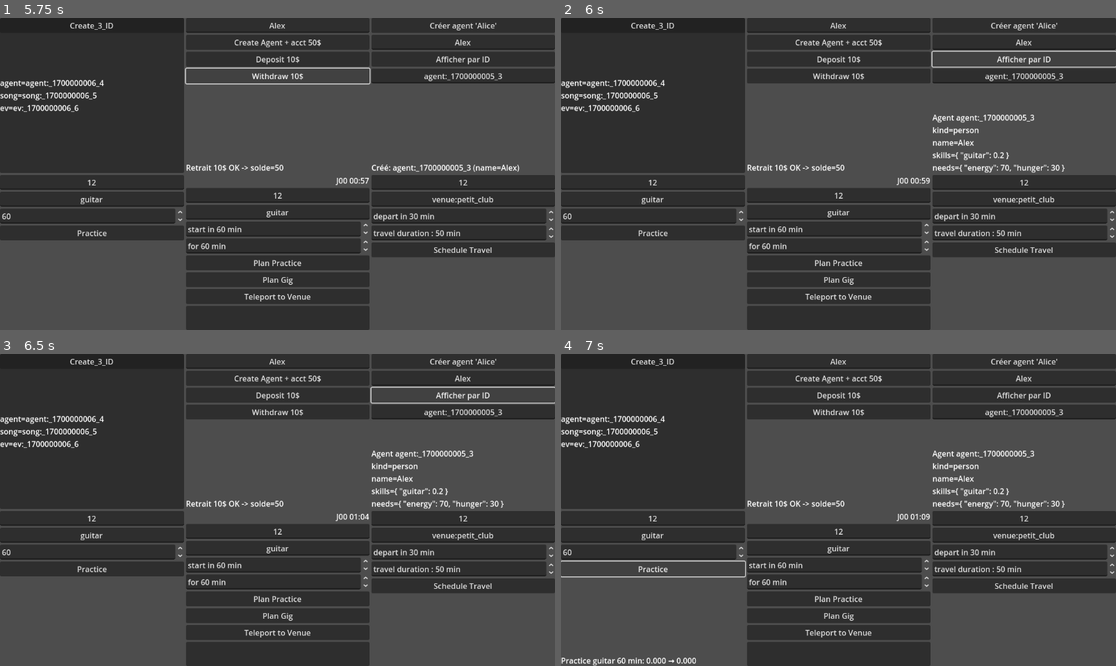
Above: before the commit, frames 1-4 (two rows, left to right).
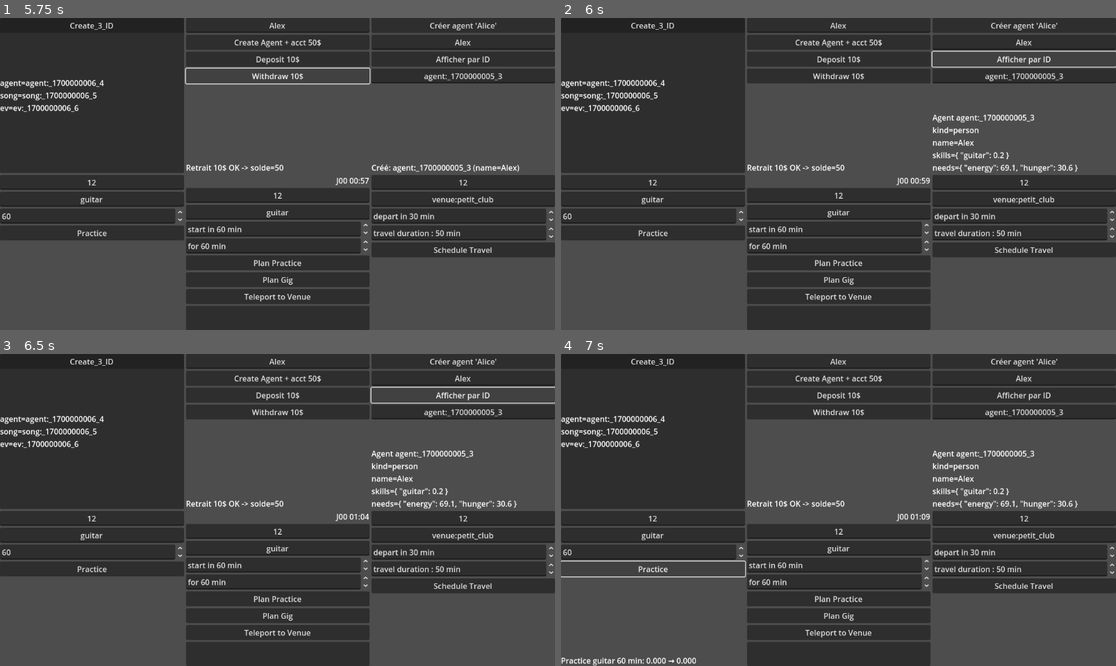
Above: after the commit, the same moments.

Repository: Naeta2/city-of-sound_GD4.5_team
Game: Godot game, scene res://scenes/Main.tscn
Same seed, same stepped clock (60 frames per second), same inputs: the game is played once before the commit and once after it.
Inputs (mouse positions are in pixels of both pictures, inside the frame that each line leads up to):
- Up to frame 1 (5.75 s): click (277, 24) at 0.52 s; type "Alex" at 0.6 s; click (460, 42) at 0.75 s; type "Alex" at 0.83 s; click (460, 77) at 0.98 s; type "12" at 1.07 s; click (94, 183) at 1.27 s; type "12" at 1.35 s; click (277, 195) at 1.5 s; type "12" at 1.58 s; click (460, 183) at 1.73 s; type "12" at 1.82 s; click "Create Agent + acct 50$" at 2 s; click "Créer agent 'Alice'" at 2.75 s; click "Create_3_ID" at 3.5 s; click "Deposit 10$" at 4.25 s; click "Withdraw 10$" at 5 s
- Up to frame 2 (6 s): click "Afficher par ID" at 5.75 s
- Up to frame 3 (6.5 s): no input
- Up to frame 4 (7 s): click "Practice" at 6.5 s

Frame 1 is identical in both runs. In frame 2, 0.2% of the frame differs, in the area x 79-94%, y 46-50%; in frame 3, 0.2%; in frame 4, 0.2%.

Commit message:
added NeedsService

Diff:
--- a/autoload/AgentRepo.gd
+++ b/autoload/AgentRepo.gd
@@ -16,6 +16,7 @@
 		"account_id": StringName(),
 		"skills": {"guitar": 0.2},
 		"needs": {"energy": 70, "hunger": 30},
+		"status": &"healthy"
 	}
 	emit_signal("agent_created", id)
 	return id
@@ -41,3 +42,27 @@
 	if not _agents.has(agent_id): return
 	_agents[agent_id]["skills"][skill] = clampf(value,0.0,1.0)
 	emit_signal("agent_changed", agent_id)
+
+func get_all_ids() -> Array[StringName]:
+	var ids: Array[StringName] = []
+	for k in _agents.keys():
+		ids.append(k)
+	return ids
+
+func get_ag_need(agent_id: StringName, need: StringName) -> float:
+	if not _agents.has(agent_id): return 0.0
+	return float(_agents[agent_id]["needs"].get(need,0.0))
+
+func set_ag_need(agent_id: StringName, need: StringName, value: float) -> void:
+	if not _agents.has(agent_id): return
+	_agents[agent_id]["needs"][need] = clampf(value, 0.0, 100.0)
+	emit_signal("agent_changed", agent_id)
+
+func get_ag_status(agent_id: StringName) -> StringName:
+	if not _agents.has(agent_id): return &"healthy"
+	return StringName(_agents[agent_id].get("status", &"healthy"))
+
+func set_ag_status(agent_id: StringName, status: StringName) -> void:
+	if not _agents.has(agent_id): return
+	_agents[agent_id]["status"] = status
+	emit_signal("agent_changed", agent_id)
--- /dev/null
+++ b/autoload/NeedsService.gd
@@ -0,0 +1,77 @@
+extends Node
+
+signal need_changed(agent_id: StringName, need: StringName, value: float)
+signal status_changed(agent_id: StringName, status: StringName)
+
+#-- base settings
+
+const HUNGER_PER_MIN := 0.02
+const ENERGY_PER_MIN := -0.03
+const REST_GAIN_PER_MIN := 0.5
+const EAT_GAIN := 25.0
+
+# states globals
+
+const HURT_HUNGER := 100.0
+const HURT_ENERGY := 0.0
+const RECOVER_HUNGER := 90.0
+const RECOVER_ENERGY := 20.0
+
+func _ready() -> void:
+	TimeService.connect("time_minute", Callable(self, "_on_minute"))
+
+func _on_minute(_abs:int) -> void:
+	for ag in AgentRepo.get_all_ids():
+		_add_need(ag, &"hunger", HUNGER_PER_MIN)
+		_add_need(ag, &"energy", ENERGY_PER_MIN)
+		_update_status(ag)
+
+func _add_need(agent_id:StringName, need:StringName, delta:float) -> void :
+	var v := AgentRepo.get_ag_need(agent_id, need)
+	var nv := clampf(v + delta, 0.0, 100)
+	if nv != v:
+		AgentRepo.set_ag_need(agent_id, need, nv)
+		emit_signal("need_changed", agent_id, nv)
+
+func eat(agent_id:StringName, amount:float = EAT_GAIN) -> void:
+	var v := AgentRepo.get_ag_need(agent_id, &"hunger")
+	var nv := clampf(v - amount, 0.0, 100.0)
+	if nv!= v:
+		AgentRepo.set_ag_need(agent_id, &"hunger", nv)
+		emit_signal("need_changed", agent_id, &"hunger", nv)
+		_update_status(agent_id)
+
+func rest(agent_id:StringName, minutes:int) -> void:
+	if minutes <= 0: return
+	var gain := REST_GAIN_PER_MIN * float(minutes)
+	var v := AgentRepo.get_ag_need(agent_id, &"energy")
+	var nv := clampf(v + gain, 0.0, 100.0)
+	if nv !=v:
+		AgentRepo.set_ag_need(agent_id, &"energy", nv)
+		emit_signal("need_changed", agent_id, &"energy", nv)
+		_update_status(agent_id)
+
+func _update_status(agent_id:StringName) -> void:
+	var hunger := AgentRepo.get_ag_need(agent_id, &"hunger")
+	var energy := AgentRepo.get_ag_need(agent_id, &"energy")
+	var cur := AgentRepo.get_ag_status(agent_id)
+	var nxt := cur
+
+	if hunger >= HURT_HUNGER or energy <= HURT_ENERGY:
+		nxt = &"hurt"
+	if hunger < RECOVER_HUNGER or energy > RECOVER_ENERGY:
+		nxt = &"healthy"
+
+	if nxt != cur:
+		AgentRepo.set_ag_status(agent_id, nxt)
+		emit_signal("status_changed", agent_id, nxt)
+
+#-- helpers
+
+func compute_intensity(agent_id:StringName) -> float:
+	var energy := AgentRepo.get_ag_need(agent_id, &"energy")
+	var hunger := AgentRepo.get_ag_need(agent_id, &"hunger")
+
+	var e_factor := lerpf(0.5, 1.5, energy / 100.0)
+	var h_malus := lerpf(1.0, 0.8, clampf(hunger / 100.0, 0.0, 1.0))
+	return clampf(e_factor * h_malus, 0.25, 2.0)
--- a/project.godot
+++ b/project.godot
@@ -24,3 +24,4 @@
 TimeService="*res://autoload/TimeService.gd"
 Scheduler="*res://autoload/Scheduler.gd"
 PresenceService="*res://autoload/PresenceService.gd"
+NeedsService="*res://autoload/NeedsService.gd"
Not shown, added: autoload/NeedsService.gd.uid
